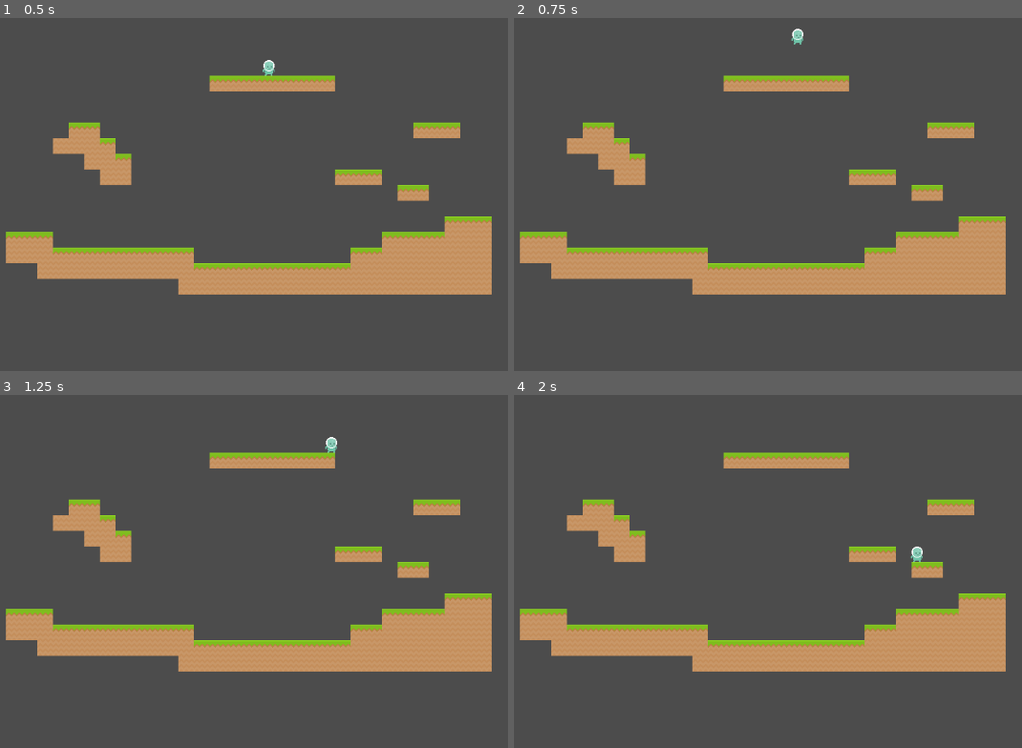
Above: before the commit, frames 1-4 (two rows, left to right).
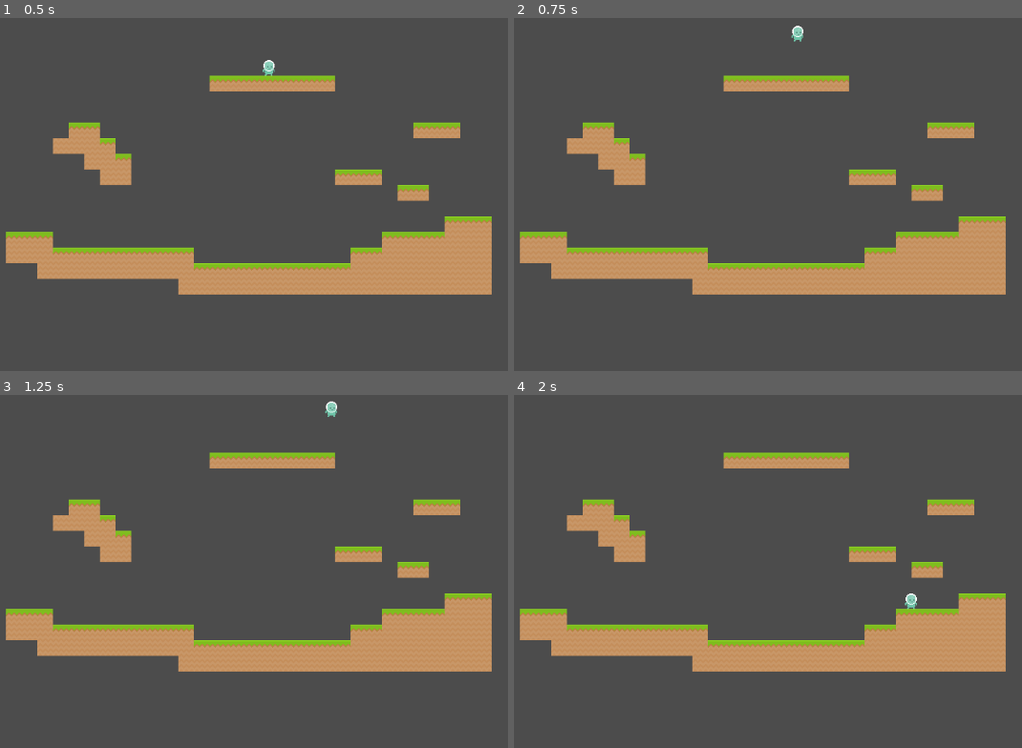
Above: after the commit, the same moments.

Repository: ItsSeaJay/montblanc-platinum
Game: Godot game, scene res://Main.tscn
The game is run twice, just before and just after one commit, with the same random seed, the same clock (stepped at 60 frames per second) and the same inputs.
Inputs:
- Up to frame 1 (0.5 s): no input
- Up to frame 2 (0.75 s): tap Enter (ui_accept) at 0.5, 0.6 s; hold Right (ui_right) from 0.53 s (still down)
- Up to frame 3 (1.25 s): keep holding Right (ui_right); tap Enter (ui_accept) at 0.77, 1.07 s
- Up to frame 4 (2 s): keep holding Right (ui_right); tap Enter (ui_accept) at 1.35, 1.52, 1.82 s

Frame 1 is identical in both runs. In frame 2, less than 0.1% of the frame differs, in the area x 54-57%, y 2-8%; in frame 3, 0.2%, in the area x 63-67%, y 1-17%; in frame 4, 0.2%.

Commit message:
Add force controls individual to state

Diff:
--- a/player/JumpCancelState.gd
+++ b/player/JumpCancelState.gd
@@ -1,14 +1,22 @@
 extends State
+
+export(int) var jump_height = 4
+export(int) var jump_distance = 4
+export(int) var move_speed = 128
+export(int) var acceleration = 2048
+export(int) var friction = 2048
+
+onready var gravity = -owner.get_gravity(jump_height, move_speed, jump_distance)
 
 func update(delta):
 	if Input.is_action_pressed("ui_left"):
-		owner.velocity.x = Global.approach(owner.velocity.x, -owner.run_speed, owner.acceleration * delta)
+		owner.velocity.x = Global.approach(owner.velocity.x, -move_speed, acceleration * delta)
 	elif Input.is_action_pressed("ui_right"):
-		owner.velocity.x = Global.approach(owner.velocity.x, owner.run_speed, owner.acceleration * delta)
+		owner.velocity.x = Global.approach(owner.velocity.x, move_speed, acceleration * delta)
 	else:
-		owner.velocity.x = Global.approach(owner.velocity.x, 0, owner.friction * delta)
+		owner.velocity.x = Global.approach(owner.velocity.x, 0, friction * delta)
 
-	owner.velocity.y += owner.jump_gravity_min * delta
+	owner.velocity.y += gravity * delta
 
 	if owner.velocity.y >= 0:
 		emit_signal("state_finished", "FallState")
--- a/player/Player.gd
+++ b/player/Player.gd
@@ -1,18 +1,4 @@
 extends KinematicBody2D
-
-export (int) var jump_height = 128
-export (int) var jump_ascend_distance = 128
-export (int) var jump_descend_distance = 64
-
-export (int) var run_speed = 128
-export (int) var acceleration = 2048
-export (int) var friction = 2048
-
-var jump_duration = 2
-var jump_speed = -get_jump_speed(jump_height, run_speed, jump_ascend_distance)
-var jump_gravity_min = -get_gravity(jump_height / 4, run_speed, jump_ascend_distance / 4)
-var jump_gravity_max = -get_gravity(jump_height, run_speed, jump_ascend_distance)
-var fall_gravity = -get_gravity(jump_height, run_speed, jump_descend_distance)
 
 var velocity = Vector2()
 var jumping = false
--- a/player/states/FallState.gd
+++ b/player/states/FallState.gd
@@ -1,4 +1,12 @@
 extends State
+
+export(int) var jump_height = 128
+export(int) var jump_distance = 64
+export(int) var move_speed = 128
+export(int) var acceleration = 2048
+export(int) var friction = 2048
+
+onready var gravity = -owner.get_gravity(jump_height, move_speed, jump_distance)
 
 func enter():
 	# NOTE: If we don't reset vertical momentum upon entering this state,
@@ -8,13 +16,13 @@
 
 func update(delta):
 	if Input.is_action_pressed("ui_left"):
-		owner.velocity.x = Global.approach(owner.velocity.x, -owner.run_speed, owner.acceleration * delta)
+		owner.velocity.x = Global.approach(owner.velocity.x, -move_speed, acceleration * delta)
 	elif Input.is_action_pressed("ui_right"):
-		owner.velocity.x = Global.approach(owner.velocity.x, owner.run_speed, owner.acceleration * delta)
+		owner.velocity.x = Global.approach(owner.velocity.x, move_speed, acceleration * delta)
 	else:
-		owner.velocity.x = Global.approach(owner.velocity.x, 0, owner.friction * delta)
+		owner.velocity.x = Global.approach(owner.velocity.x, 0, friction * delta)
 
-	owner.velocity.y += owner.fall_gravity * delta
+	owner.velocity.y += gravity * delta
 
 	if owner.is_on_floor():
 		if Input.is_action_pressed("ui_left") or Input.is_action_pressed("ui_right"):
--- a/player/states/IdleState.gd
+++ b/player/states/IdleState.gd
@@ -1,14 +1,23 @@
 extends State
+
+export(int) var jump_height = 128
+export(int) var jump_distance = 64
+export(int) var move_speed = 128
+export(int) var acceleration = 2048
+export(int) var friction = 2048
+
+onready var gravity = -owner.get_gravity(jump_height, move_speed, jump_distance)
+onready var jump_speed = -owner.get_jump_speed(jump_height, move_speed, jump_distance)
 
 func update(delta):
 	if Input.is_action_pressed("ui_left") or Input.is_action_pressed("ui_right"):
 		emit_signal("state_finished", "RunState")
 
-	owner.velocity.y += owner.fall_gravity * delta
+	owner.velocity.y += gravity * delta
 
 	if owner.is_on_floor():
 		if Input.is_action_just_pressed("ui_accept"):
-			owner.velocity.y = owner.jump_speed
+			owner.velocity.y = jump_speed
 			emit_signal("state_finished", "JumpState")
 	else:
 		emit_signal("state_finished", "FallState")
--- a/player/states/JumpState.gd
+++ b/player/states/JumpState.gd
@@ -1,14 +1,22 @@
 extends State
+
+export(int) var jump_height = 128
+export(int) var jump_distance = 64
+export(int) var move_speed = 128
+export(int) var acceleration = 2048
+export(int) var friction = 2048
+
+onready var gravity = -owner.get_gravity(jump_height, move_speed, jump_distance)
 
 func update(delta):
 	if Input.is_action_pressed("ui_left"):
-		owner.velocity.x = Global.approach(owner.velocity.x, -owner.run_speed, owner.acceleration * delta)
+		owner.velocity.x = Global.approach(owner.velocity.x, -move_speed, acceleration * delta)
 	elif Input.is_action_pressed("ui_right"):
-		owner.velocity.x = Global.approach(owner.velocity.x, owner.run_speed, owner.acceleration * delta)
+		owner.velocity.x = Global.approach(owner.velocity.x, move_speed, acceleration * delta)
 	else:
-		owner.velocity.x = Global.approach(owner.velocity.x, 0, owner.friction * delta)
+		owner.velocity.x = Global.approach(owner.velocity.x, 0, friction * delta)
 
-	owner.velocity.y += owner.jump_gravity_max * delta
+	owner.velocity.y += gravity * delta
 
 	if owner.velocity.y >= 0:
 		emit_signal("state_finished", "FallState")
--- a/player/states/RunState.gd
+++ b/player/states/RunState.gd
@@ -1,18 +1,27 @@
 extends State
+
+export(int) var jump_height = 128
+export(int) var jump_distance = 64
+export(int) var move_speed = 128
+export(int) var acceleration = 2048
+export(int) var friction = 2048
+
+onready var gravity = -owner.get_gravity(jump_height, move_speed, jump_distance)
+onready var jump_speed = -owner.get_jump_speed(jump_height, move_speed, jump_distance)
 
 func update(delta):
 	if Input.is_action_pressed("ui_left"):
-		owner.velocity.x = Global.approach(owner.velocity.x, -owner.run_speed, owner.acceleration * delta)
+		owner.velocity.x = Global.approach(owner.velocity.x, -move_speed, acceleration * delta)
 	elif Input.is_action_pressed("ui_right"):
-		owner.velocity.x = Global.approach(owner.velocity.x, owner.run_speed, owner.acceleration * delta)
+		owner.velocity.x = Global.approach(owner.velocity.x, move_speed, acceleration * delta)
 	else:
-		owner.velocity.x = Global.approach(owner.velocity.x, 0, owner.friction * delta)
+		owner.velocity.x = Global.approach(owner.velocity.x, 0, friction * delta)
 
-	owner.velocity.y += owner.fall_gravity * delta
+	owner.velocity.y += gravity * delta
 
 	if owner.is_on_floor():
 		if Input.is_action_just_pressed("ui_accept"):
-			owner.velocity.y = owner.jump_speed
+			owner.velocity.y = jump_speed
 			emit_signal("state_finished", "JumpState")
 	else:
 		emit_signal("state_finished", "FallState")
